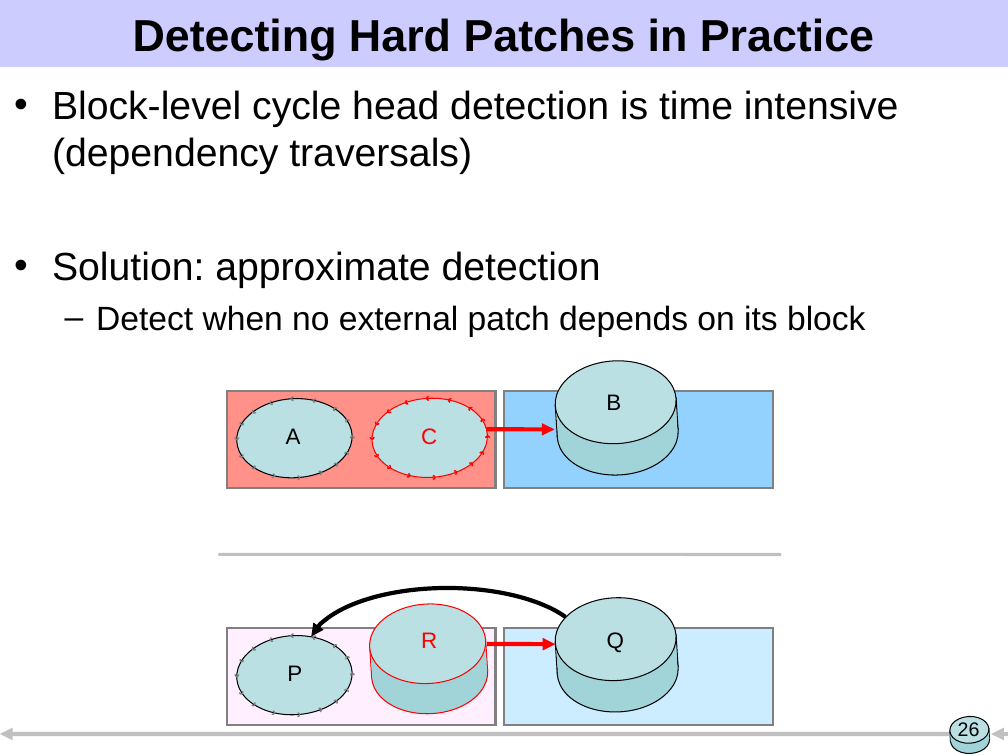
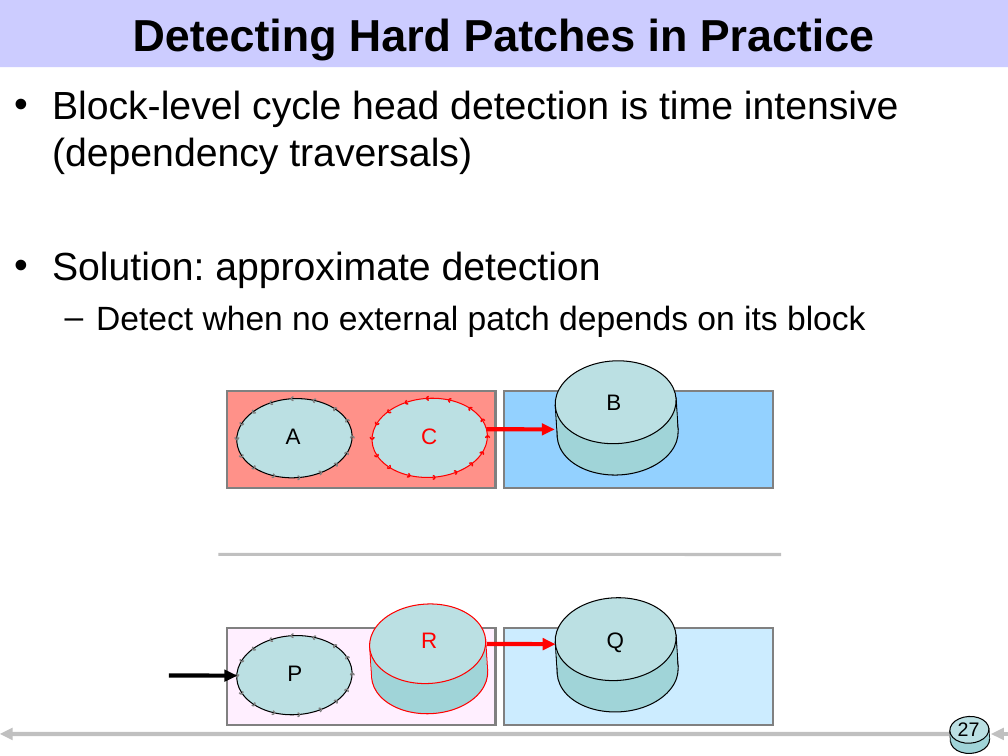
Before and after one commit to ucla-readable/fstitch-doc, a slide deck: slide 27 of sosp/pres.ppt (slide 26 before the commit). Drawn at 1008x756 pixels with LibreOffice and Linux fonts; fonts in the diff are those of the drawing. Boxes give left, top, right and bottom in pixels: in the first picture for what was removed or moved away, otherwise in the second. Text is boxed around its words. In the diff, an @@ line names an element or a change of style, - is before the commit and + after.

Commit message:
Many improvements from today's practice; but not yet all of them.

```diff
--- a/sosp/pres.ppt
+++ b/sosp/pres.ppt
@@ freeform shape removed at [308, 588, 587, 711] @@
@@ arrow added from (169, 675) to (237, 675), #000000 3 pt @@
@@ page number at [958, 722, 980, 741]: text changed @@
-26
+27
```
Also in this commit, not shown: 13 other slides changed, 5 slides added, 1 slide removed.
